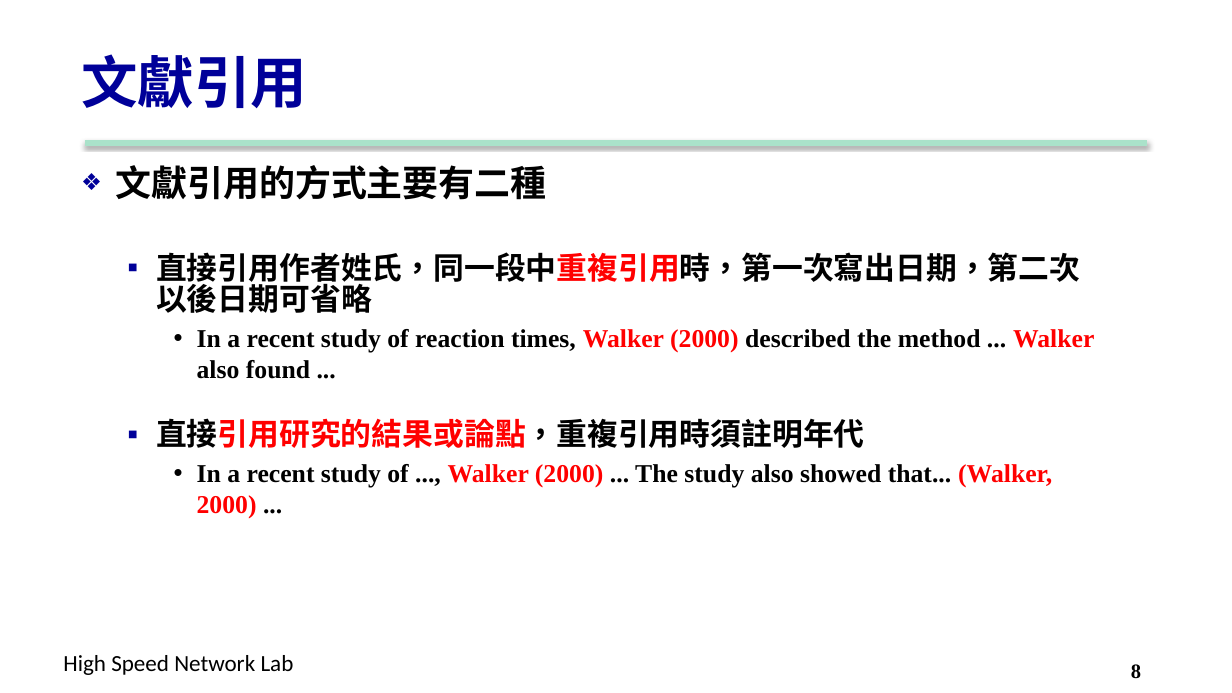
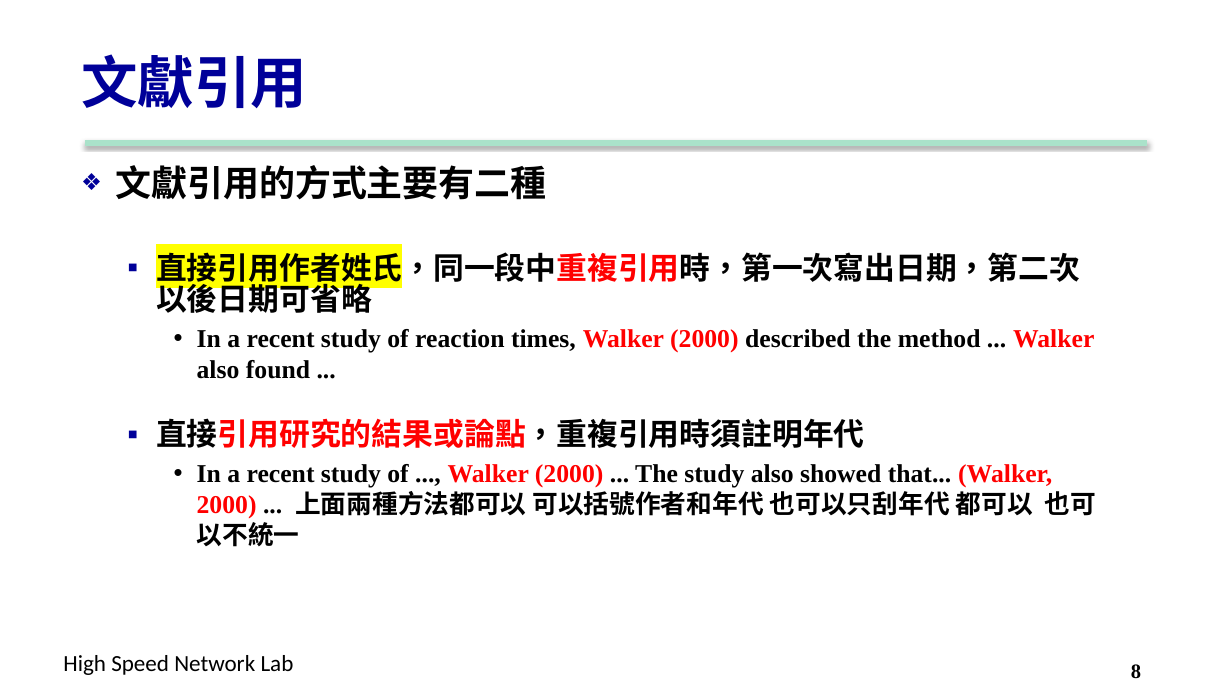
Before and after one commit to carina419/NTUST, a slide deck: slide 8 of MI5014701 科技研究與論文寫作 Technology Research and Thesis Writing/6. Reference.pptx. Drawn at 1232x693 pixels with LibreOffice and Linux fonts; fonts in the diff are those of the drawing; background and template pictures are left out. Boxes give left, top, right and bottom in pixels: in the first picture for what was removed or moved away, otherwise in the second. Text is boxed around its words. In the diff, an @@ line names an element or a change of style, - is before the commit and + after.

```diff
--- a/MI5014701 科技研究與論文寫作 Technology Research and Thesis Writing/6. Reference.pptx
+++ b/MI5014701 科技研究與論文寫作 Technology Research and Thesis Writing/6. Reference.pptx
@@ text at [156,248,1080,319]: highlight none to #FFFF00 in "直接引用作者姓氏，同一段中重複引用時，第一次寫出日期，第二次以後日期可省略" @@
@@ text at [197,464,1095,547]: text changed @@
-    • In a recent study of ..., Walker (2000) ... The study also showed that... (Walker, 2000) ...
+    • In a recent study of ..., Walker (2000) ... The study also showed that... (Walker, 2000) ... 上面兩種方法都可以 可以括號作者和年代 也可以只刮年代 都可以 也可以不統一
```
Also in this commit, not shown: 13 other slides changed, 4 other files.
